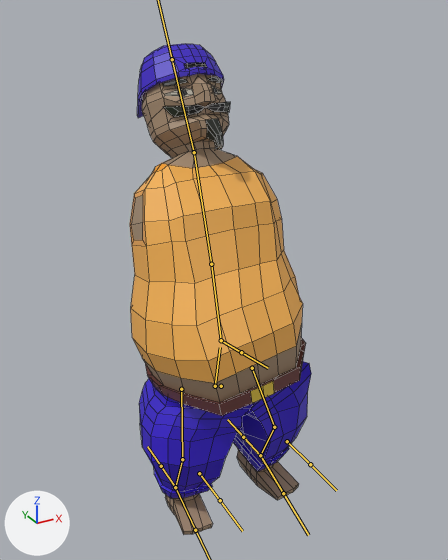
The FBX model HayMaker/Assets/1.Models/Player/Hero_V1.fbx: old version first, new version second.
One viewpoint serves both versions: a 50 mm camera at (-2.06, -3.79, 3.89) aimed at (0.1, 0.14, 1.92). The axes (+X, +Y, +Z) are drawn at lower left. The lights are the same throughout. Both versions are drawn at frame 1 of the action 'Armature|CubeAction'; the numbers are the values there. The bones that bend it are drawn over the model as lines. Mesh edges are drawn as thin lines.

Objects in the first picture: 'Sergio'.
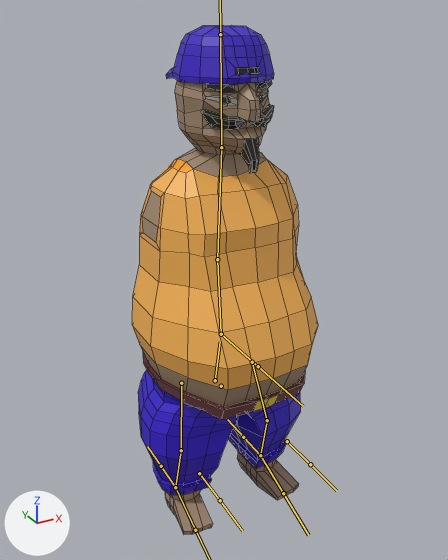
The change, as a diff of the scene's bpy script:
```diff
--- a/HayMaker/Assets/1.Models/Player/Hero_V1.fbx.py
+++ b/HayMaker/Assets/1.Models/Player/Hero_V1.fbx.py
@@ bone_pelvis @@
 bone_pelvis = bpy.data.objects['Armature'].pose.bones['Pelvis']
-bone_pelvis.location = (0.0, -0.062, 0.013)
+bone_pelvis.location = (0.0, -0.006, 0.001)
@@ bone_spine_1 @@
 bone_spine_1 = bpy.data.objects['Armature'].pose.bones['spine 1']  # child of 'Pelvis'
-bone_spine_1.rotation_quaternion = (0.996, -0.085, 0.0, 0.0)  # degrees (-10, 0, 0)
+bone_spine_1.rotation_quaternion = (1.0, 0.0, 0.0, 0.0)  # degrees (0, 0, 0)
@@ bone_spine2 @@
 bone_spine2 = bpy.data.objects['Armature'].pose.bones['Spine2']  # child of 'spine 1'
-bone_spine2.rotation_quaternion = (0.994, -0.11, 0.0, 0.0)  # degrees (-13, 0, 0)
+bone_spine2.rotation_quaternion = (1.0, 0.0, 0.0, 0.0)  # degrees (0, 0, 0)
@@ bone_head @@
 bone_head = bpy.data.objects['Armature'].pose.bones['Head']  # child of 'Spine2'
-bone_head.rotation_quaternion = (0.999, -0.044, 0.0, 0.0)  # degrees (-5, 0, 0)
+bone_head.rotation_quaternion = (1.0, 0.0, 0.0, 0.0)  # degrees (0, 0, 0)
@@ bone_bone_004 @@
 bone_bone_004 = bpy.data.objects['Armature'].pose.bones['Bone.004']  # child of 'Pelvis'
-bone_bone_004.rotation_quaternion = (0.969, 0.181, 0.149, -0.076)  # degrees (20, 18, -6)
+bone_bone_004.rotation_quaternion = (1.0, 0.0, 0.0, 0.0)  # degrees (0, 0, 0)
@@ bone_topleg_l @@
 bone_topleg_l = bpy.data.objects['Armature'].pose.bones['TopLeg.L']  # child of 'Pelvis'
-bone_topleg_l.rotation_quaternion = (0.995, 0.086, -0.03, 0.03)  # degrees (10, -4, 3)
+bone_topleg_l.rotation_quaternion = (1.0, 0.01, -0.029, 0.009)  # degrees (1, -3, 1)
@@ bone_lowleg_l @@
 bone_lowleg_l = bpy.data.objects['Armature'].pose.bones['LowLeg.L']  # child of 'TopLeg.L'
-bone_lowleg_l.rotation_quaternion = (0.981, -0.19, 0.0, -0.039)  # degrees (-22, -1, -4)
+bone_lowleg_l.rotation_quaternion = (1.0, -0.024, 0.0, -0.005)  # degrees (-3, 0, -1)
@@ bone_foot_l @@
 bone_foot_l = bpy.data.objects['Armature'].pose.bones['Foot.L']  # child of 'LowLeg.L'
-bone_foot_l.rotation_quaternion = (0.994, 0.099, 0.034, -0.032)  # degrees (11, 4, -3)
+bone_foot_l.rotation_quaternion = (0.999, 0.01, 0.013, -0.027)  # degrees (1, 2, -3)
@@ bone_topleg_r @@
 bone_topleg_r = bpy.data.objects['Armature'].pose.bones['TopLeg.R']  # child of 'Pelvis'
-bone_topleg_r.rotation_quaternion = (0.995, 0.086, 0.03, -0.03)  # degrees (10, 4, -3)
+bone_topleg_r.rotation_quaternion = (1.0, 0.01, 0.029, -0.009)  # degrees (1, 3, -1)
@@ bone_lowleg_r @@
 bone_lowleg_r = bpy.data.objects['Armature'].pose.bones['LowLeg.R']  # child of 'TopLeg.R'
-bone_lowleg_r.rotation_quaternion = (0.981, -0.19, 0.0, 0.039)  # degrees (-22, 1, 4)
+bone_lowleg_r.rotation_quaternion = (1.0, -0.024, 0.0, 0.005)  # degrees (-3, 0, 1)
@@ bone_foot_r @@
 bone_foot_r = bpy.data.objects['Armature'].pose.bones['Foot.R']  # child of 'LowLeg.R'
-bone_foot_r.rotation_quaternion = (0.994, 0.099, -0.034, 0.032)  # degrees (11, -4, 3)
+bone_foot_r.rotation_quaternion = (0.999, 0.01, -0.013, 0.027)  # degrees (1, -2, 3)
```

What differs and where, as boxes (x1, y1, x2, y2) in the pictures (448 x 560 px):
'Sergio', posed: before (130, 44, 311, 535); after (132, 25, 318, 535)
bone 'Pelvis', root to tip: before (215, 386) to (220, 347); after (215, 380) to (220, 341)
bone 'spine 1', root to tip: before (221, 340) to (211, 264); after (221, 334) to (217, 259)
bone 'Spine2', root to tip: before (211, 264) to (194, 152); after (217, 259) to (221, 147)
bone 'Head', root to tip: before (194, 152) to (172, 59); after (221, 147) to (220, 34)
bone 'Bone.004', root to tip: before (221, 340) to (241, 352); after (221, 334) to (258, 366)
bone 'TopLeg.L', root to tip: before (252, 368) to (274, 427); after (252, 362) to (267, 420)
bone 'LowLeg.L', root to tip: before (274, 427) to (260, 455); after (267, 420) to (260, 455)
bone 'TopLeg.R', root to tip: before (181, 389) to (182, 459); after (181, 383) to (181, 450)
bone 'LowLeg.R', root to tip: before (182, 459) to (175, 487); after (181, 450) to (175, 487)
